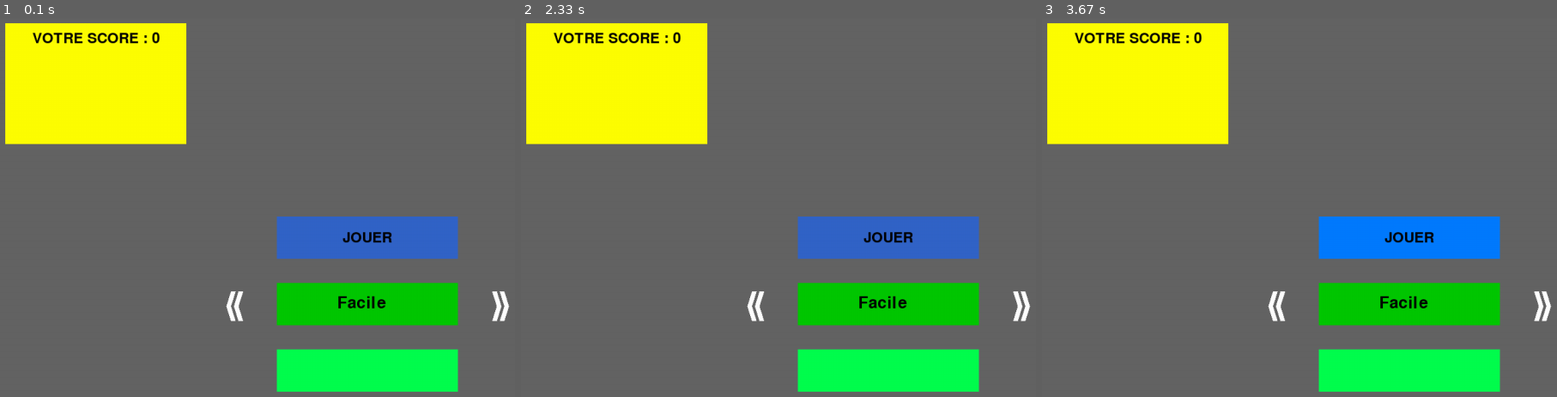
Above: before the commit, frames 1-3 (left to right).
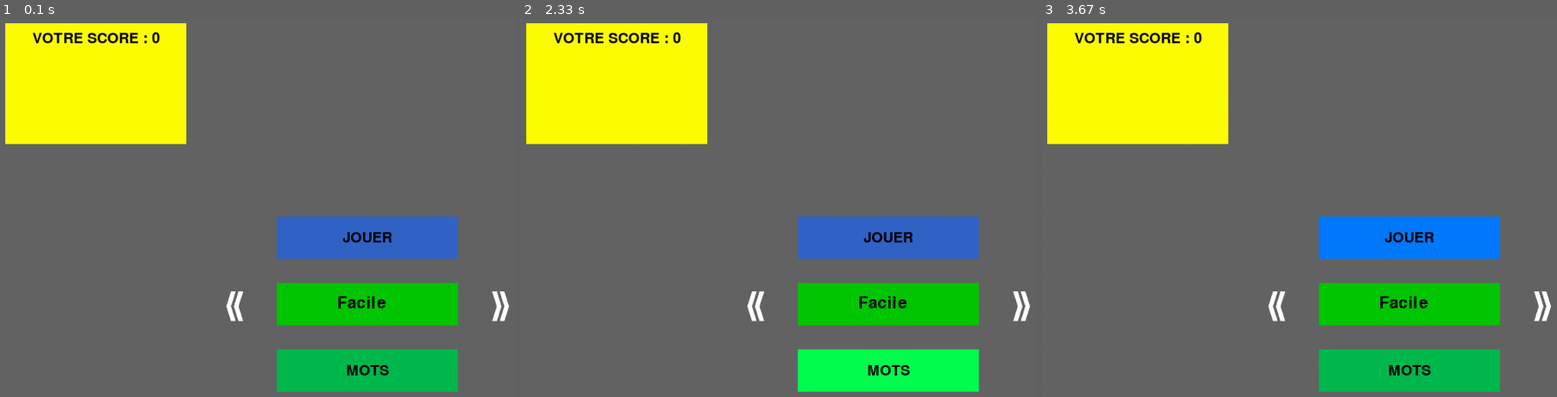
Above: after the commit, the same moments.

Repository: Nathan-Camredon/Hangman
Game: pygame game, started from modules/graphic_ui.py
The game is run twice, just before and just after one commit, with the same random seed, the same clock (stepped at 60 frames per second) and the same inputs.
Inputs (mouse positions are in pixels of both pictures, inside the frame that each line leads up to):
- Up to frame 1 (0.1 s): no input
- Up to frame 2 (2.33 s): click (886, 215) at 0.38 s; click (701, 218) at 0.72 s; click "JOUER" at 1.05 s; click (outside the picture) at 1.38 s; click (886, 370) at 2.22 s, where only the run after the commit has a clickable "MOTS"
- Up to frame 3 (3.67 s): click (1381, 143) at 2.55 s; click "JOUER" at 3.38 s

The runs differ from the first frame. In frame 1, 4.0% of the frame differs, in the area x 53-89%, y 87-99%; in frame 2, 0.2%; in frame 3, 4.0%.

Commit message:
Hover word graphic ui and sprit

Diff:
--- a/modules/graphic_ui.py
+++ b/modules/graphic_ui.py
@@ -1,6 +1,6 @@
 import pygame
 import time
-
+from words_list_page import word_list
 
 # Init
 pygame.init()
@@ -43,8 +43,8 @@
 
 
 # Arrow Difficulty
-arrow_left_png = pygame.image.load("modules/graphic/assets/arrow_left.png").convert_alpha()
-arrow_right_png = pygame.image.load("modules/graphic/assets/arrow_right.png").convert_alpha()
+arrow_left_png = pygame.image.load("graphic/assets/arrow_left.png").convert_alpha()
+arrow_right_png = pygame.image.load("graphic/assets/arrow_right.png").convert_alpha()
 
 arrow_left_png = pygame.transform.scale(arrow_left_png, (60, 60))
 arrow_right_png = pygame.transform.scale(arrow_right_png, (60, 60))
@@ -154,13 +154,19 @@
 
         # Difficulty rect
         difficulty_button = draw_button((center_x - 150), (center_y + 110), 300, 70, difficulty_color[difficulty_index], window)
-        word_button = draw_button((center_x - 150), (center_y + 220), 300, 70, GREEN, window)
-
 
         # Difficulty swap
         font = pygame.font.SysFont(None, 40)
         text = font.render(difficulties[difficulty_index], True, BLACK)
         window.blit(text, (center_x - 50, center_y + 130))
+
+
+        # Word
+        word_button = draw_button((center_x - 150), (center_y + 220), 300, 70, GREEN, window)
+        mouse_pos = pygame.mouse.get_pos()
+        word_color = GREEN if word_button.collidepoint(mouse_pos) else DARK_GREEN
+        word_button = draw_button((center_x - 150), (center_y + 220), 300, 70, word_color, window)
+        draw_text("MOTS", 36, BLACK, word_button.center, window)
 
         # Arrow blit
         window.blit(arrow_left_png, left_arrow_rect)
--- a/modules/words_list.py
+++ b/modules/words_list.py
@@ -1,5 +1,5 @@
 import os
-from colored import Fore, Back, Style
+#from colored import Fore, Back, Style
 
 def load_words():
     base_dir = os.path.dirname(os.path.abspath(__file__))
--- a/modules/words_list_page.py
+++ b/modules/words_list_page.py
@@ -3,7 +3,7 @@
 
 def word_list():
     window = screen
-    running = True
+    #running = True
 
     # Charger les mots depuis words.txt
     try:
Binary file added: modules/graphic/assets/character 1/Full 1.png
Binary file added: modules/graphic/assets/character 1/Head 1.png
Binary file added: modules/graphic/assets/character 1/armL 1.png
Binary file added: modules/graphic/assets/character 1/armR 1.png
Binary file added: modules/graphic/assets/character 1/body 1.png
Binary file added: modules/graphic/assets/character 1/footL 1.png
Binary file added: modules/graphic/assets/character 1/footR 1.png
Binary file added: modules/graphic/assets/character 1/weapon 1.png
Binary file added: modules/graphic/assets/character 2/Full 2.png
Binary file added: modules/graphic/assets/character 2/armL 2.png
Binary file added: modules/graphic/assets/character 2/armR 2.png
Binary file added: modules/graphic/assets/character 2/body 2.png
(and 5 more such lines)
